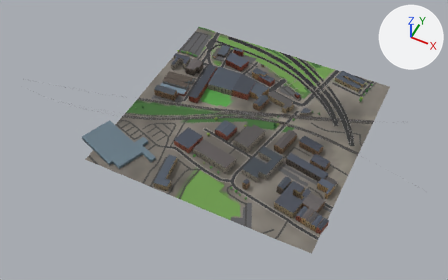
A saved change to the glTF model glasgow-subway/data/city/city_7_7.glb.
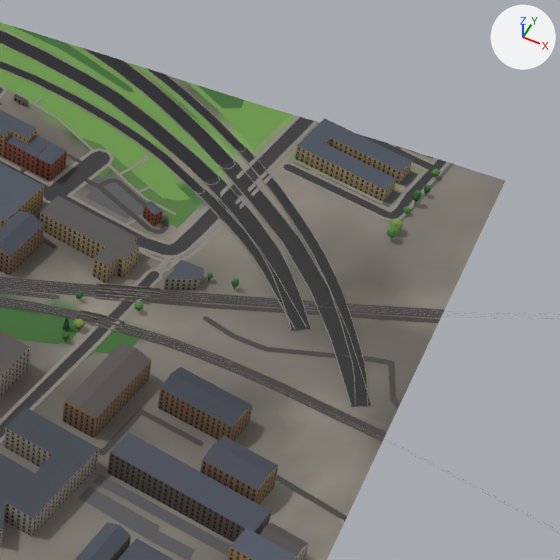
Old and new are each drawn whole from a 50 mm camera at (526.0, -2111.0, 1002.0) aimed at (117.0, -1292.0, -23.0) and again close up on the part from 57% to 90% of the width and 14% to 67% of the height. The axes (+X, +Y, +Z) are drawn at upper right. The lights are the same throughout. The older version's two pictures come first. Where no turn or scale is listed for an object, it has been applied to the vertices. Vertices at exactly the same position are counted once.

Script lines for the objects in view, before the commit:
```python
me_buildings_7_7 = bpy.data.meshes.new('buildings_7_7')
me_buildings_7_7.from_pydata(...)  # 633 vertices, 779 faces; spans x -272.0..272.0, y -245.0..245.0, z -13.0..13.0
# faces by material slot: [446, 333]
me_buildings_7_7.materials.append(mat_mat_wall_stone)
me_buildings_7_7.materials.append(mat_mat_wall_plain)
me_rail_7_7 = bpy.data.meshes.new('rail_7_7')
me_rail_7_7.from_pydata(...)  # 2798 vertices, 2881 faces; spans x -468.0..468.0, y -147.0..147.0, z -2.0..2.0
me_rail_7_7.materials.append(mat_mat_rail)
me_roads_7_7 = bpy.data.meshes.new('roads_7_7')
me_roads_7_7.from_pydata(...)  # 3038 vertices, 3763 faces; spans x -250.0..250.0, y -250.0..250.0, z -4.0..4.0
# faces by material slot: [1271, 870, 1622]
me_roads_7_7.materials.append(mat_mat_road)
me_roads_7_7.materials.append(mat_mat_pavement)
me_roads_7_7.materials.append(mat_mat_bridge)
ob_buildings_7_7 = bpy.data.objects.new('buildings_7_7', me_buildings_7_7)
ob_buildings_7_7.location = (133.0, -1252.5, 23.4)
ob_rail_7_7 = bpy.data.objects.new('rail_7_7', me_rail_7_7)
ob_rail_7_7.location = (86.4, -1239.3, 13.5)
ob_roads_7_7 = bpy.data.objects.new('roads_7_7', me_roads_7_7)
ob_roads_7_7.location = (150.0, -1250.0, 12.7)
# also in view: 'terrain_7_7' at (150.0, -1250.0, 13.0); 'green_7_7' at (81.0, -1250.0, 12.0)
```
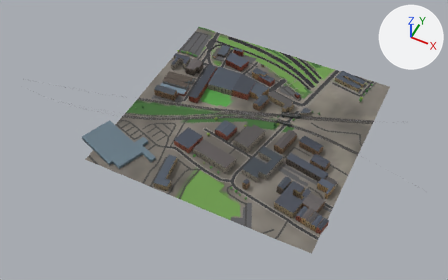
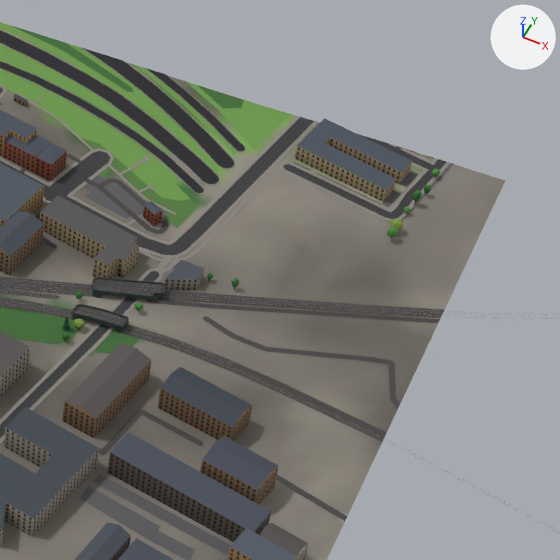
Where the newer file only moved an object's origin or applied its transform, the numbers keep the older frame.

The change, as a diff of the scene's bpy script:
```diff
--- a/glasgow-subway/data/city/city_7_7.glb.py
+++ b/glasgow-subway/data/city/city_7_7.glb.py
@@ me_rail_7_7 @@
 # used by ob_rail_7_7; location = (86.4, -1239.3, 13.5)
-me_rail_7_7.from_pydata(...)  # 2798 vertices, 2881 faces; spans x -468.0..468.0, y -147.0..147.0, z -2.0..2.0
+me_rail_7_7.from_pydata(...)  # 2780 vertices, 2703 faces; spans x -468.0..468.0, y -147.0..147.0, z -3.0..3.0
+# me_rail_7_7 part 1: the loose piece of 27 vertices spanning x 160.0..314.0, y 52.0..116.0, z -1.0..0.0 is moved by (0.0, 0.0, -1.0)
+# me_rail_7_7 part 2: the loose piece of 25 vertices spanning x 157.0..314.0, y 47.0..108.0, z -1.0..0.0 is moved by (0.0, 0.0, -1.0)
+# me_rail_7_7 part 3: the loose piece of 40 vertices spanning x 126.0..152.0, y 14.0..22.0, z -2.0..0.0 is deleted
+# me_rail_7_7 part 4: the loose piece of 40 vertices spanning x 128.0..160.0, y 36.0..51.0, z -2.0..0.0 is deleted
+# me_rail_7_7 part 5: 308 vertices removed from x 126.0..383.0, y 3.0..146.0, z -2.0..1.0; 370 vertices added at x 124.0..383.0, y 3.0..146.0, z -2.0..3.0
+# other edits to the shape of me_rail_7_7 do not show in these pictures
 me_rail_7_7.materials.append(mat_mat_rail)
@@ me_roads_7_7 @@
 # used by ob_roads_7_7; location = (150.0, -1250.0, 12.7)
-me_roads_7_7.from_pydata(...)  # 3038 vertices, 3763 faces; spans x -250.0..250.0, y -250.0..250.0, z -4.0..4.0
+me_roads_7_7.from_pydata(...)  # 2356 vertices, 2327 faces; spans x -250.0..250.0, y -250.0..250.0, z -2.0..6.0
+# me_roads_7_7 part 6: a new loose piece of 173 vertices spanning x 61.0..102.0, y 48.0..70.0, z -1.0..5.0, in mat_mat_bridge
+# me_roads_7_7 part 7: a new loose piece of 144 vertices spanning x 60.0..92.0, y 25.0..36.0, z -1.0..6.0, in mat_mat_bridge
+# me_roads_7_7 part 8: 860 vertices removed from x -53.0..236.0, y 31.0..248.0, z -3.0..3.0; 4 vertices added at x -100.0..199.0, y 158.0..186.0, z -2.0..0.0
+# other edits to the shape of me_roads_7_7 do not show in these pictures
 me_roads_7_7.materials.append(mat_mat_road)
@@ ob_rail_7_7 @@
 ob_rail_7_7 = bpy.data.objects.new('rail_7_7', me_rail_7_7)
-ob_rail_7_7.location = (86.4, -1239.3, 13.5)
+ob_rail_7_7.location = (86.4, -1239.3, 14.7)
```

Where the change shows, as pixel boxes (x1, y1, x2, y2) in the close-ups (560 x 560 px; the box of a moved part takes in the faces that stretch with it):
'rail_7_7', reshaped, moved: (0, 277, 560, 533) in both
part 1 of me_rail_7_7, moved or reshaped: before (160, 290, 444, 318); after (162, 290, 444, 318)
part 2 of me_rail_7_7, moved or reshaped: before (150, 299, 440, 323); after (147, 299, 440, 323)
part 3 of me_rail_7_7, deleted: before (76, 313, 122, 333)
part 4 of me_rail_7_7, deleted: before (95, 290, 150, 304)
part 5 of me_rail_7_7, moved or reshaped: before (78, 283, 560, 442); after (74, 279, 560, 442)
part 6 of me_roads_7_7, added: after (92, 277, 166, 300)
part 7 of me_roads_7_7, added: after (72, 304, 129, 333)
part 8 of me_roads_7_7, cut back: before (104, 142, 433, 407); after (383, 217, 397, 221)
